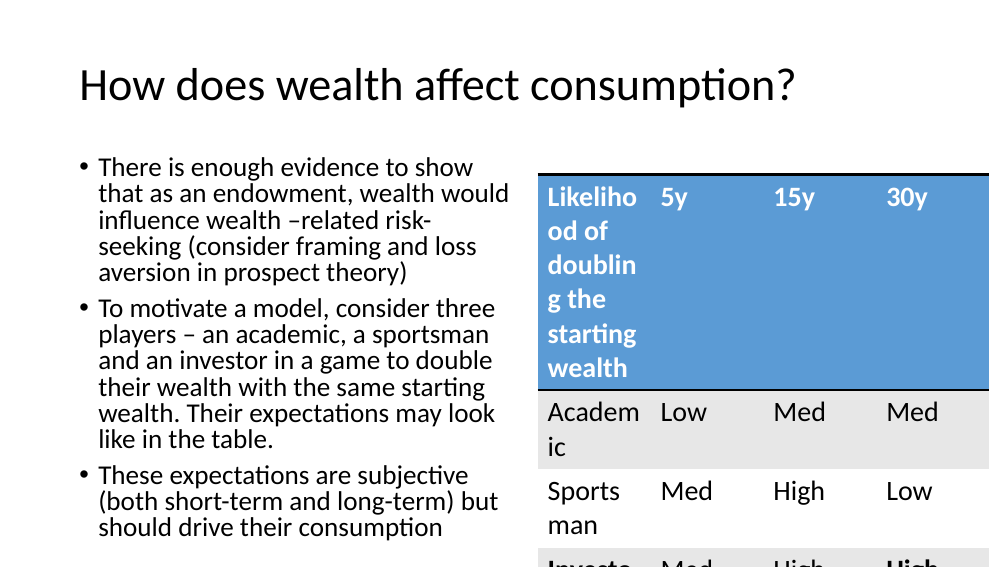
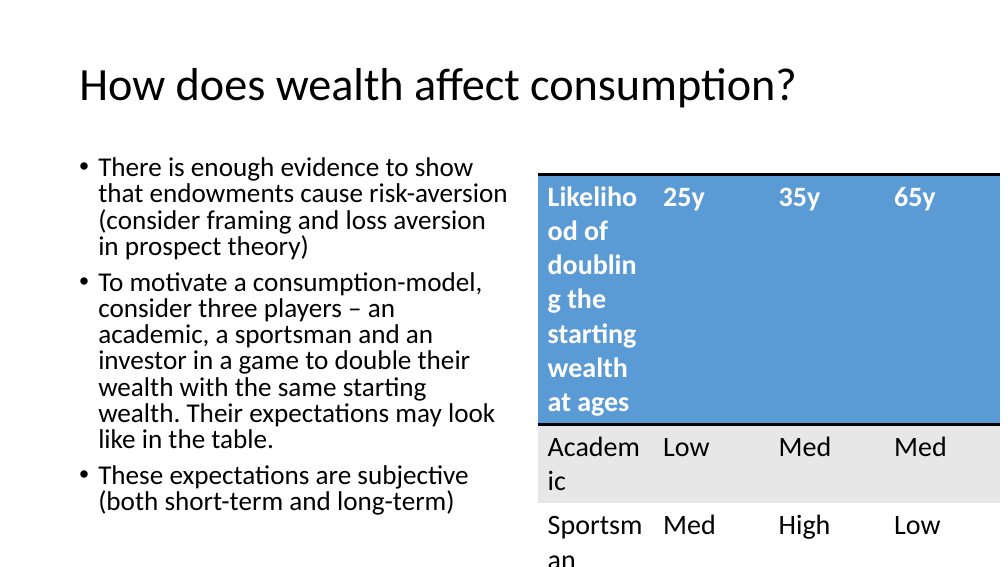
Before and after one commit to anuragr81/research, a slide deck: slide 8 of consumption/presentationFeb2020.pptx. Drawn at 1008x567 pixels with LibreOffice and Linux fonts; fonts in the diff are those of the drawing; background and template pictures are left out. Boxes give left, top, right and bottom in pixels: in the first picture for what was removed or moved away, otherwise in the second. Text is boxed around its words. In the diff, an @@ line names an element or a change of style, - is before the commit and + after.

```diff
--- a/consumption/presentationFeb2020.pptx
+++ b/consumption/presentationFeb2020.pptx
@@ text at bbox=[98, 157, 507, 515]: text changed @@
-• There is enough evidence to show that as an endowment, wealth would influence wealth –related risk-seeking (consider framing and loss aversion in prospect theory)
-• To motivate a model, consider three players – an academic, a sportsman and an investor in a game to double their wealth with the same starting wealth. Their expectations may look like in the table.
-• These expectations are subjective (both short-term and long-term) but should drive their consumption
+• There is enough evidence to show that endowments cause risk-aversion (consider framing and loss aversion in prospect theory)
+• To motivate a consumption-model, consider three players – an academic, a sportsman and an investor in a game to double their wealth with the same starting wealth. Their expectations may look like in the table.
+• These expectations are subjective (both short-term and long-term)
@@ table at bbox=[537, 174, 1001, 543] @@
-row 1: Likelihood of doubling the starting wealth | 5y | 15y | 30y
+row 1: Likelihood of doubling the starting wealth at ages | 25y | 35y | 65y
@@ table: place and size @@
-table at bbox=[537, 174, 989, 509]
+table at bbox=[537, 174, 1001, 543]
```
Also in this commit, not shown: 12 other slides changed, 2 other files.
